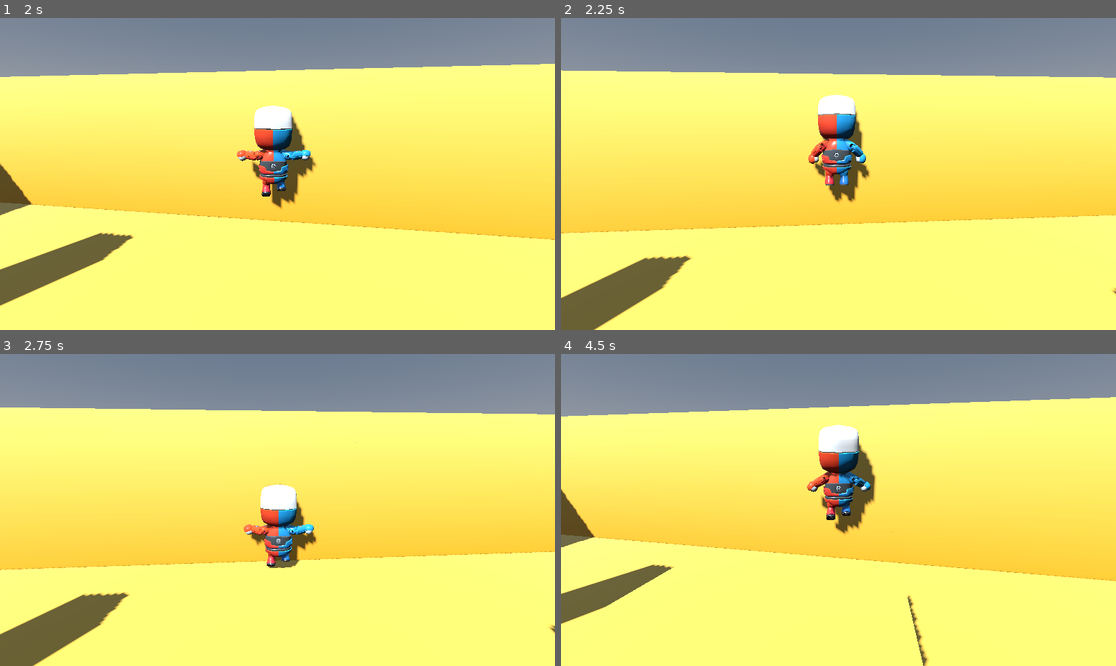
Above: before the commit, frames 1-4 (two rows, left to right).
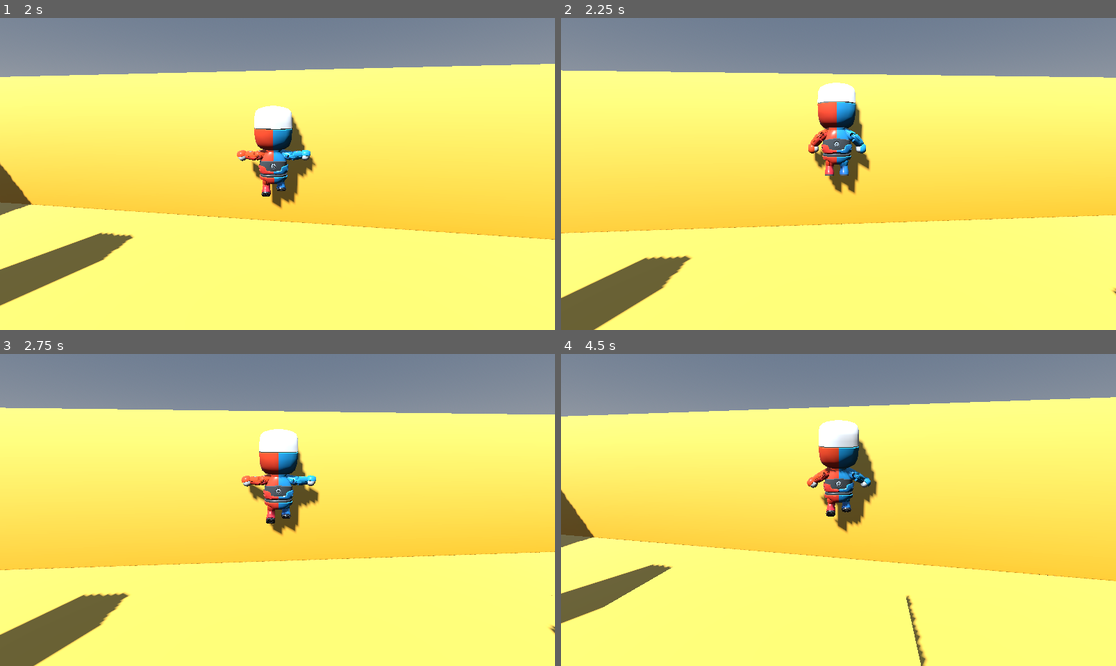
Above: after the commit, the same moments.

Repository: bistlaudio/Attimo
Game: Godot game, scene res://scenes/test/test_scene.tscn
Same seed, same stepped clock (60 frames per second), same inputs: the game is played once before the commit and once after it.
Inputs (mouse positions are in pixels of both pictures, inside the frame that each line leads up to):
- Up to frame 1 (2 s): tap Enter at 0.5 s; move the mouse to (305, 174) at 0.52 s; hold Q (dash) 0.53-1.28 s; hold W (move_forward) from 0.53 s (still down); click (305, 174) at 0.67 s; tap Space (jump) at 0.77, 0.8, 1.07, 1.35, 1.52, 1.82 s; move the mouse to (249, 174) at 1.27 s; tap Q (dash) at 1.55 s
- Up to frame 2 (2.25 s): keep holding W (move_forward); move the mouse to (849, 167) at 2.02 s; hold Space (jump) from 2.03 s (still down); right-click (849, 167) at 2.1 s
- Up to frame 3 (2.75 s): keep holding W (move_forward); keep holding Space (jump)
- Up to frame 4 (4.5 s): keep holding W (move_forward); move the mouse to (832, 516) at 2.77 s; release Space (jump) at 2.78 s; tap Middle mouse button (camera_recenter) at 2.85 s; click (832, 516) at 2.92 s; tap Space (jump) at 3.02, 3.32, 3.77, 3.8, 4.07 s; tap Q (dash) at 3.05 s; move the mouse to (877, 513) at 3.52 s; hold Q (dash) 3.53-4.28 s; move the mouse to (794, 506) at 4.27 s; tap E (interact) at 4.35 s

Frame 1 is identical in both runs. In frame 2, 2.5% of the frame differs, in the area x 15-64%, y 20-69%; in frame 3, 4.2%, in the area x 0-100%, y 17-100%; in frame 4, 2.3%.

Commit message:
feat(02-11): ground-jump chain with a higher Jump 2 and landing-window resets
- PlayerController tracks chain_stage and chain_timer, emits chain_stage_changed on change
- Landing opens the window; timeout or standing still on the ground resets the chain
- Jump advances the chain and uses chain_jump_height at stage 2 (release cut still applies)

Co-Authored-By: Claude Sonnet 5.5 <noreply@anthropic.com>

Diff:
--- a/attimo/scripts/player/player_controller.gd
+++ b/attimo/scripts/player/player_controller.gd
@@ -28,6 +28,13 @@
 var air_dash_available: bool = true
 ## Direction of the last dash started, flattened and normalized.
 var last_dash_direction: Vector3 = Vector3.ZERO
+## Ground-jump chain stage: 0 none, 1 after Jump 1, 2 after Jump 2 (D-05). Changes emit chain_stage_changed.
+var chain_stage: int = 0
+## Seconds left of the landing window in which the next ground jump advances the chain. Counts down only
+## while grounded; at 0 the chain resets (D-07).
+var chain_timer: float = 0.0
+## Seconds left after a ground dash ended in which a jump still is a long jump (D-06).
+var dash_jump_grace_timer: float = 0.0
 
 var _was_on_floor: bool = true
 var _last_platform_velocity: Vector3 = Vector3.ZERO
@@ -191,14 +198,66 @@
 	last_dash_direction = direction
 
 
-## Per-tick timers (coyote, buffer, dash cooldown, later chain). Runs before the states, so every state
+## Called by Jump on enter for every ground jump (also coyote and buffered landing jumps). Returns the stage of
+## this jump: 2 when it follows Jump 1 inside the open landing window, otherwise 1 (also at stage 2, which
+## starts a new chain, A8). The window closes; it reopens on landing.
+func advance_chain_for_ground_jump() -> int:
+	var stage: int = 2 if chain_stage == 1 and chain_timer > 0.0 else 1
+	chain_timer = 0.0
+	_set_chain_stage(stage)
+	return stage
+
+
+## Called by LongJump on enter. Returns the chain stage the long jump spends (0..2) and resets the chain.
+func take_chain_for_long_jump() -> int:
+	var stage: int = chain_stage
+	chain_timer = 0.0
+	_set_chain_stage(0)
+	return stage
+
+
+## A ground dash inside the open landing window keeps the stage and restarts the window (D-05).
+func refresh_chain_window() -> void:
+	if chain_stage > 0 and chain_timer > 0.0:
+		chain_timer = config.chain_window
+
+
+## A ground dash that ended on the ground keeps an open window alive at least through the long jump grace, so
+## a jump pressed late in the grace still finds its chain stage.
+func hold_chain_through_grace() -> void:
+	if chain_stage > 0 and chain_timer > 0.0:
+		chain_timer = maxf(chain_timer, config.dash_jump_grace)
+
+
+func _set_chain_stage(stage: int) -> void:
+	if stage == chain_stage:
+		return
+	chain_stage = stage
+	EventBus.chain_stage_changed.emit(stage)
+
+
+## Per-tick timers (coyote, buffer, dash cooldown, long jump grace, chain). Runs before the states, so every state
 ## sees the same timers. Polling just_pressed in the physics tick catches presses between two ticks.
 func _tick_timers(delta: float) -> void:
 	coyote_timer = maxf(coyote_timer - delta, 0.0)
 	jump_buffer_timer = maxf(jump_buffer_timer - delta, 0.0)
 	dash_cooldown_timer = maxf(dash_cooldown_timer - delta, 0.0)
+	dash_jump_grace_timer = maxf(dash_jump_grace_timer - delta, 0.0)
+	_tick_chain(delta)
 	if Input.is_action_just_pressed(&"jump"):
 		jump_buffer_timer = config.jump_buffer_time
+
+
+## The chain window counts down on the ground and resets the stage at 0. Standing still on the ground (below
+## chain_reset_speed, outside a dash) resets it at once (D-07).
+func _tick_chain(delta: float) -> void:
+	if chain_stage == 0 or not is_grounded():
+		return
+	chain_timer = maxf(chain_timer - delta, 0.0)
+	var standing: bool = horizontal_speed() < config.chain_reset_speed and state_machine.current.name != &"Dash"
+	if chain_timer <= 0.0 or standing:
+		chain_timer = 0.0
+		_set_chain_stage(0)
 
 
 func _integrate(delta: float) -> void:
@@ -241,6 +300,8 @@
 	air_jump_available = true
 	air_dash_available = true
 	coyote_timer = 0.0
+	if chain_stage > 0:
+		chain_timer = config.chain_window
 	EventBus.landed.emit(global_position, impact_speed)
 
 
--- a/attimo/scripts/player/states/jump.gd
+++ b/attimo/scripts/player/states/jump.gd
@@ -1,12 +1,16 @@
 extends AirState
-## Jump: launches with the speed of config.jump_height and emits the jumped fact on enter.
+## Jump: launches with the speed of config.jump_height (config.chain_jump_height for the second jump of a
+## chain, D-05) and emits the jumped fact on enter.
 ## A released button cuts the rise (variable height); hands over to Fall at the apex.
 ## Gravity and the heavier fall come from the controller.
 
 
 func enter(_previous: StringName) -> void:
 	actor.consume_jump()
-	actor.vertical_speed = actor.config.jump_speed(actor.config.jump_height)
+	# Jump 2 (chain stage 2) only raises the maximum height; the release cut below still applies (D-04).
+	var stage: int = actor.advance_chain_for_ground_jump()
+	var height: float = actor.config.chain_jump_height if stage == 2 else actor.config.jump_height
+	actor.vertical_speed = actor.config.jump_speed(height)
 	# A buffered press that was released before this tick gives the tap height at every tick rate.
 	apply_jump_cut()
 	EventBus.jumped.emit(actor.global_position)
